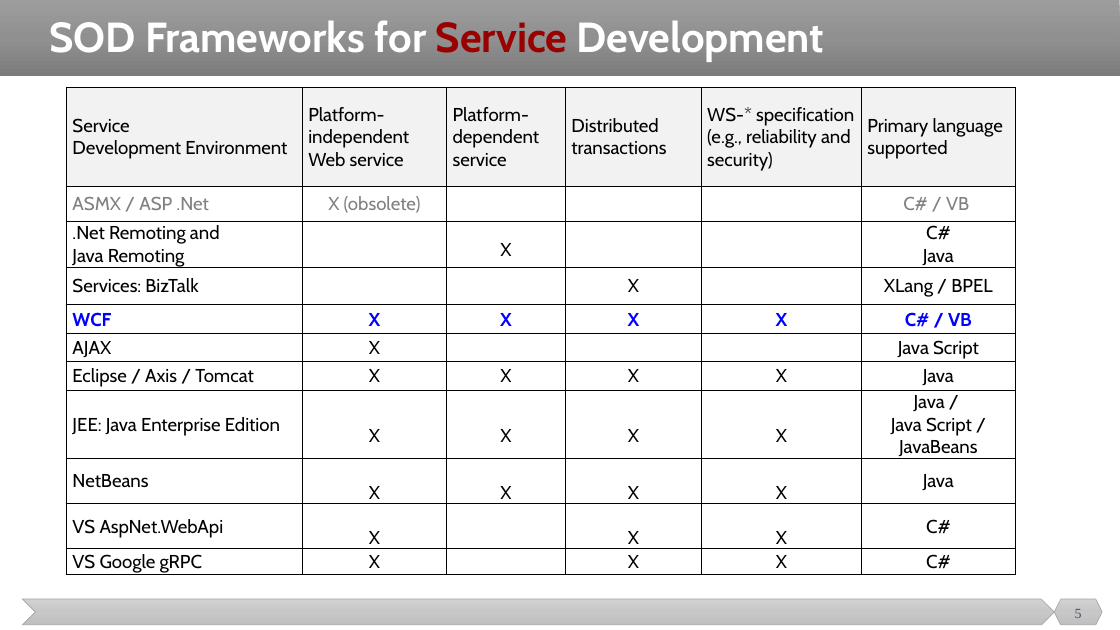
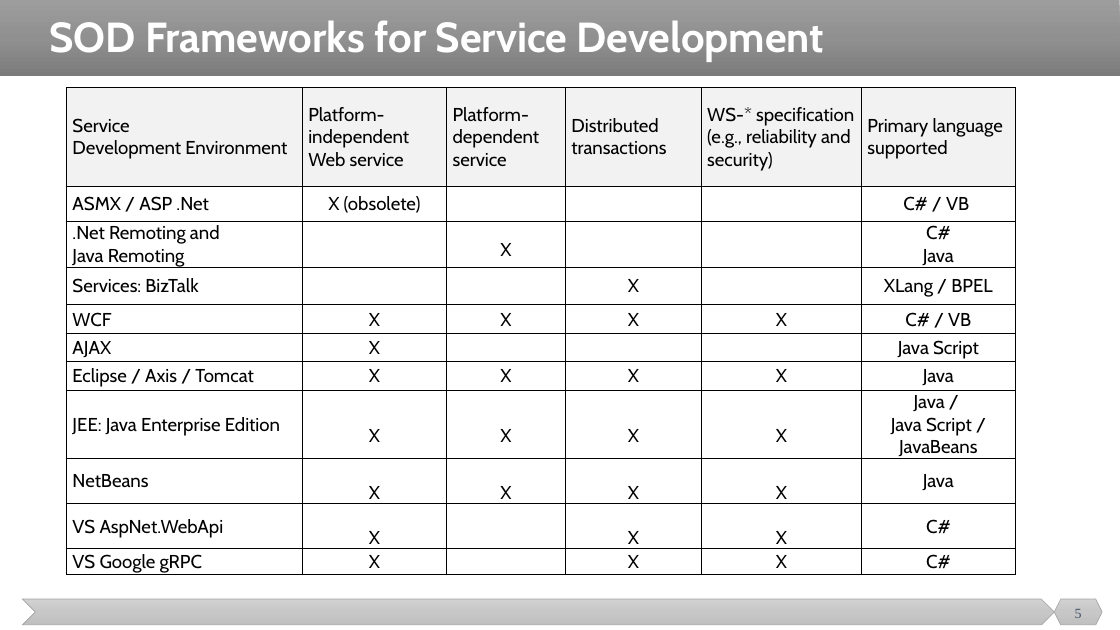
Before and after one commit to malenezi/malenezi, a slide deck: slide 5 of SE495/Lectures/5-SOA/Service-Oriented Software Development.pptx. Drawn at 1120x630 pixels with LibreOffice and Linux fonts; fonts in the diff are those of the drawing. Boxes give left, top, right and bottom in pixels: in the first picture for what was removed or moved away, otherwise in the second. Text is boxed around its words. In the diff, an @@ line names an element or a change of style, - is before the commit and + after.

```diff
--- a/SE495/Lectures/5-SOA/Service-Oriented Software Development.pptx
+++ b/SE495/Lectures/5-SOA/Service-Oriented Software Development.pptx
@@ title "SOD Frameworks for Service Development" at (x1=49, y1=20, x2=824, y2=62): text colour #990000 to #FFFFFF in "Service" @@
@@ table at (x1=66, y1=87, x2=1017, y2=577) @@
@@ text colour #808080 to #000000 in "ASMX / ASP .Net", "X (obsolete)", "C# / VB" @@
@@ text colour #0000FF to #000000, bold off in "WCF", "X", "X", "X" and 2 more places @@
```
Also in this commit, not shown: 20 other slides changed, 6 other files.
